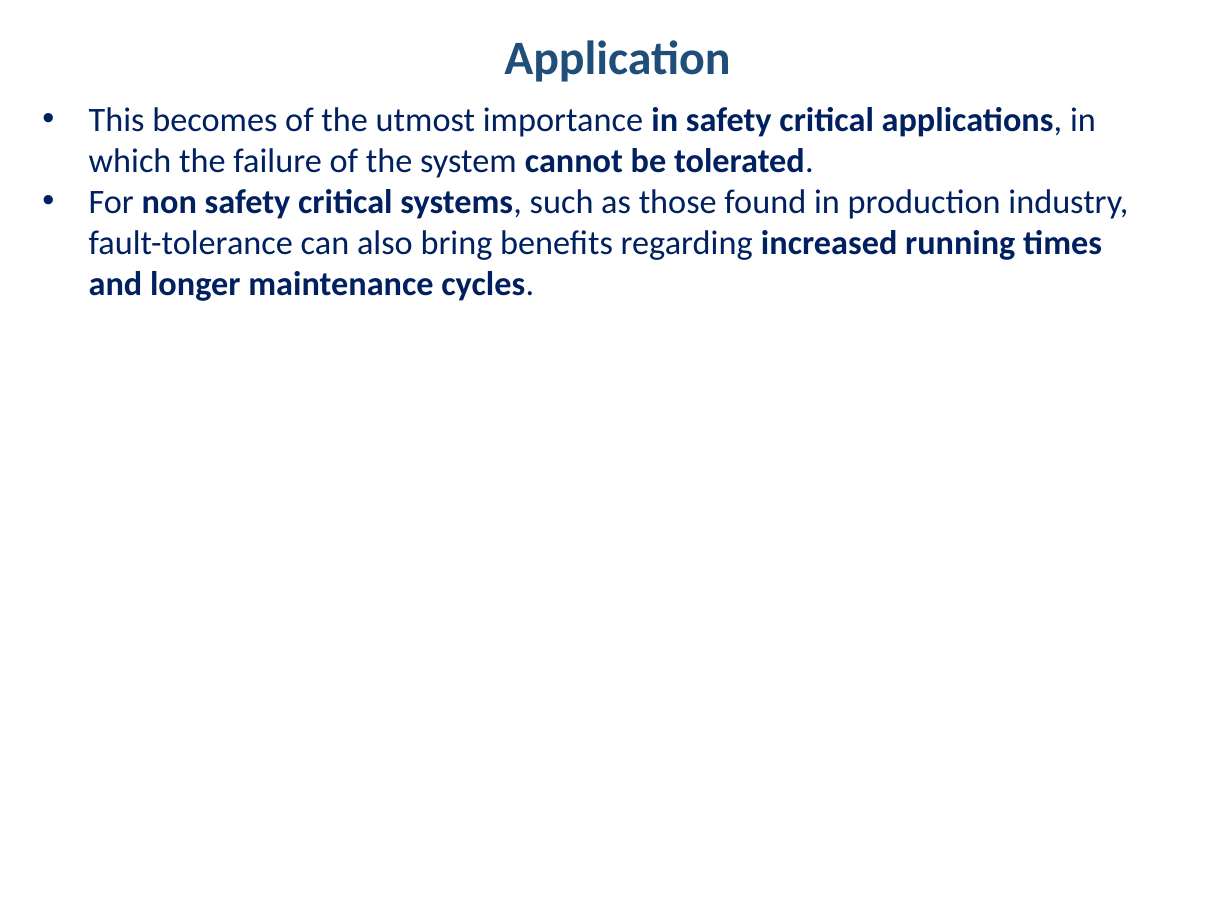
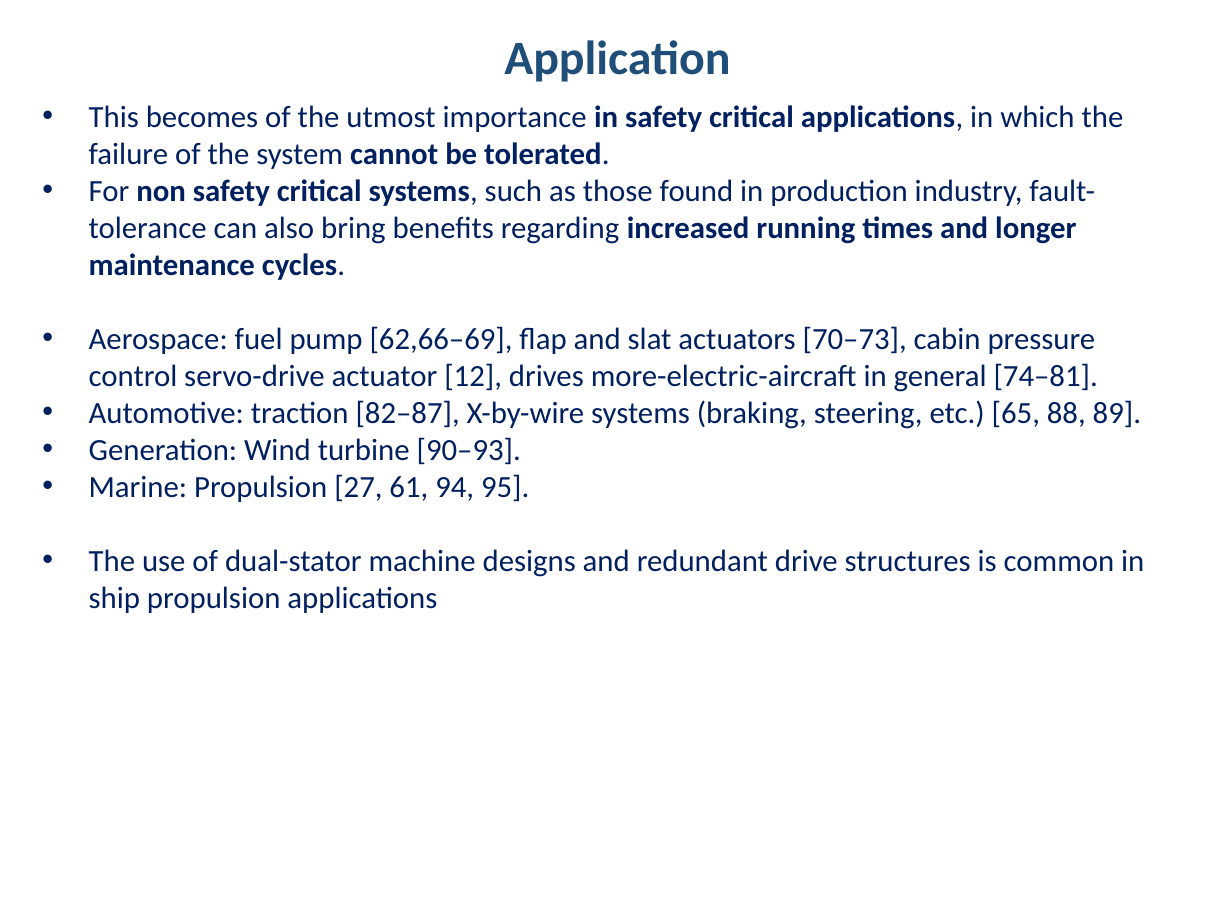
Before and after one commit to hakanpolat/IMMD, a slide deck: slide 28 of Literature/immd_ver2_research.pptx (slide 10 before the commit). Drawn at 1232x924 pixels with LibreOffice and Linux fonts; fonts in the diff are those of the drawing. Boxes give left, top, right and bottom in pixels: in the first picture for what was removed or moved away, otherwise in the second. Text is boxed around its words. In the diff, an @@ line names an element or a change of style, - is before the commit and + after.

Commit message:
Fault tolerant drives üzerine.

```diff
--- a/Literature/immd_ver2_research.pptx
+++ b/Literature/immd_ver2_research.pptx
@@ text at [89,105,1124,280]: size 20 to 18 pt in "This becomes of the utmost importance in ...", "For non safety critical systems, such as ..." @@
@@ text at [89,326,1144,613]: paragraphs added @@
+• Aerospace: fuel pump [62,66–69], flap and slat actuators [70–73], cabin pressure control servo-drive actuator [12], drives more-electric-aircraft in general [74–81].
+• Automotive: traction [82–87], X-by-wire systems (braking, steering, etc.) [65, 88, 89].
+• Generation: Wind turbine [90–93].
+• Marine: Propulsion [27, 61, 94, 95].
+• The use of dual-stator machine designs and redundant drive structures is common in ship propulsion applications
```
Also in this commit, not shown: 12 other slides changed, 21 slides added, 2 slides removed, 4 other files.
